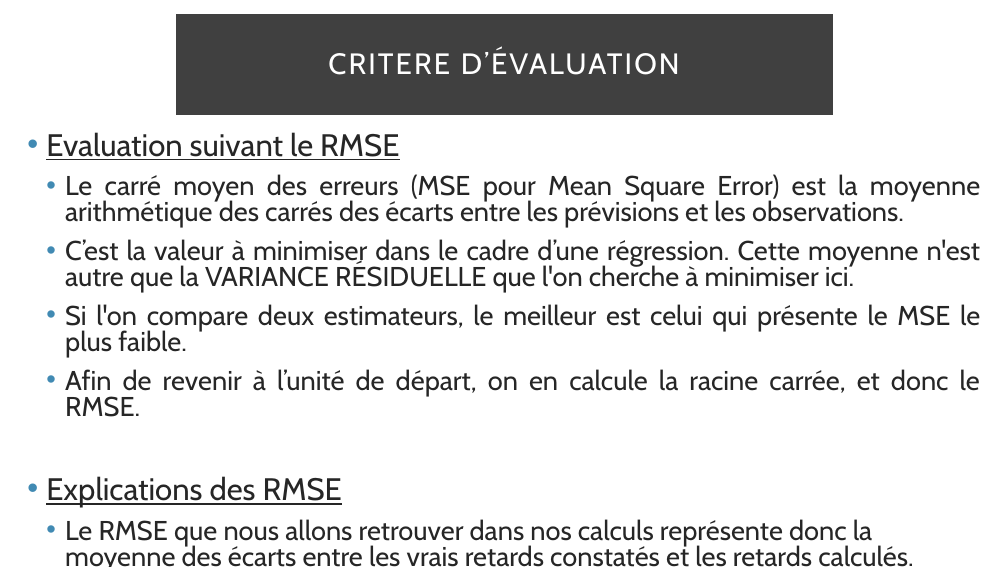
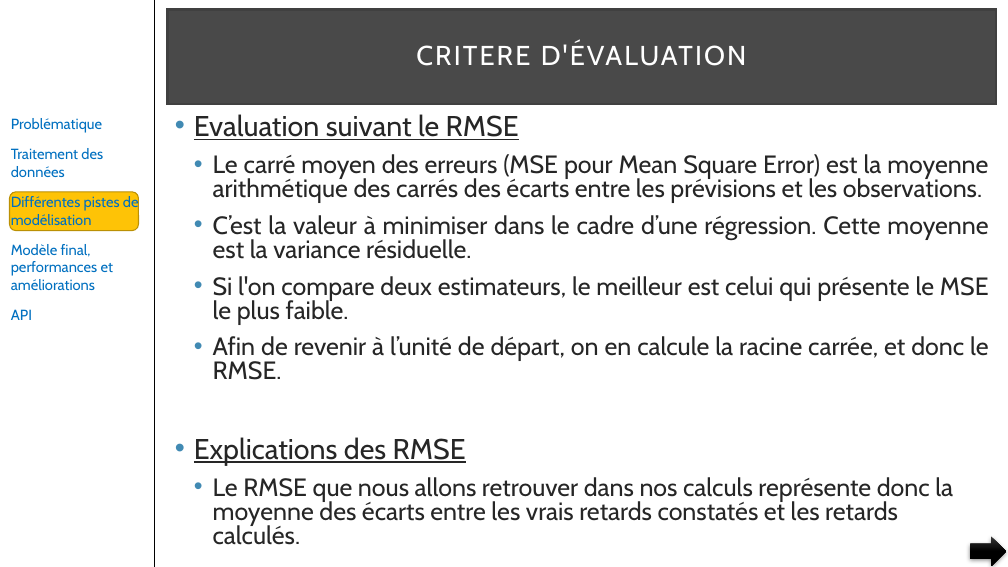
Before and after one commit to pfroide/python, a slide deck: slide 25 of Projet_4/p4.pptx (slide 24 before the commit). Drawn at 1008x567 pixels with LibreOffice and Linux fonts; fonts in the diff are those of the drawing. Boxes give left, top, right and bottom in pixels: in the first picture for what was removed or moved away, otherwise in the second. Text is boxed around its words. In the diff, an @@ line names an element or a change of style, - is before the commit and + after.

Commit message:
Version finale

```diff
--- a/Projet_4/p4.pptx
+++ b/Projet_4/p4.pptx
@@ line added from (154, 0) to (154, 567), #000000 1 pt @@
@@ title "CRITERE D'ÉVALUATION": place and size @@
-title "CRITERE D'ÉVALUATION" at [177,16,832,114]
+title "CRITERE D'ÉVALUATION" at [167,10,996,104]
@@ title "CRITERE D'ÉVALUATION" at [167,10,996,104]: fill #000000 at 75% opacity to #0D0D0D at 75% opacity @@
@@ title at [416,42,747,66]: text changed; size 28 to 26 pt @@
-CRITERE D’ÉVALUATION
+CRITERE D'ÉVALUATION
@@ text added at [11,118,139,320], 14 pt, text #0070C0 @@
+Problématique
+Traitement des données
+Différentes pistes de modélisation
+Modèle final, performances et améliorations
+API
@@ text "Evaluation suivant le RMSE": place and size @@
-text "Evaluation suivant le RMSE" at [46,132,981,567]
+text "Evaluation suivant le RMSE" at [194,114,989,545]
@@ text at [194,114,989,545]: size 29.6 to 27.2 pt in "Evaluation suivant le RMSE", "Explications des RMSE"; size 25.9 to 23.8 pt in "Le carré moyen des erreurs (MSE pour ...", "Si l'on compare deux estimateurs, le meilleur ...", "Afin de revenir à l’unité de départ, ...", "Le RMSE que nous allons retrouver dans ..." @@
@@ rounded rectangle added at [10,192,139,231], fill #FEC306, outline #BC9004 1 pt @@
@@ text at [213,215,988,259]: text changed; size 25.9 to 23.8 pt @@
-  • C’est la valeur à minimiser dans le cadre d’une régression. Cette moyenne n'est autre que la VARIANCE RÉSIDUELLE que l'on cherche à minimiser ici.
+  • C’est la valeur à minimiser dans le cadre d’une régression. Cette moyenne est la variance résiduelle.
@@ right arrow added at [971,537,1006,566], fill gradient #393939 to #000000 @@
```
Also in this commit, not shown: 27 other slides changed, 10 slides added, 6 slides removed.
